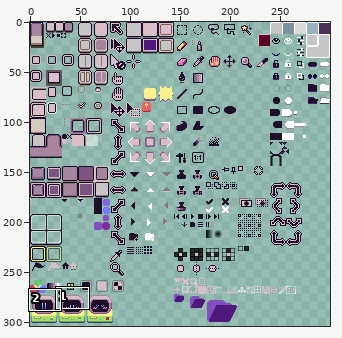
One commit to this sprite sheet: sheet.png. The picture above shows the old version from afar; the outline marks the close-up.
Close-up. Before:
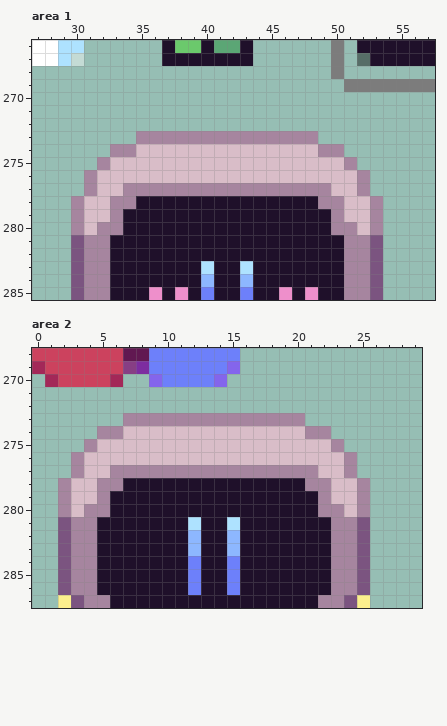
The file is 300x304 pixels. Pixels under 10% opacity are left out. Colours within 5 levels of each other are drawn and written as one. Shown: area 1: x 27..57, y 266..285; area 2: x 0..29, y 268..287. The commit also changed other parts of the picture, which this record leaves out.
New version:
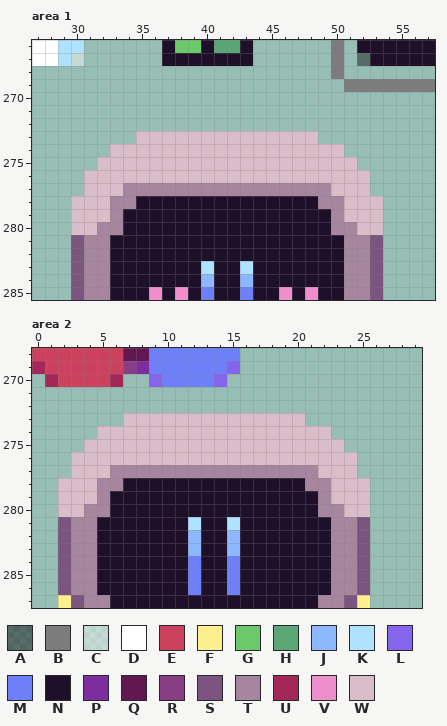
Palette (. is transparent): A #0000006d  B #7c7c7c  C #ffffff70  D #ffffff  E #cc425e  F #fcef8d  G #6bc96c  H #5ba675  J #8db7ff  K #aee2ff  L #8465ec  M #6d80fa  N #1f102a  P #7d2da0  Q #611851  R #873e84  S #7b5480  T #a6859f  U #a32858  V #ee8fcb  W #d9bdc8
From old to new:
Area 1:
Colour T becomes colour W in row 273 at x 35 to 48; in row 274 at x 33 to 34 and 49 to 50; in row 275 at x 32 and 51; in rows 276 to 277 at x 31 and 52; in rows 278 to 280 at x 30 and 53.
Area 2:
Colour T becomes colour W in row 273 at x 7 to 20; in row 274 at x 5 to 6 and 21 to 22; in row 275 at x 4 and 23; in rows 276 to 277 at x 3 and 24; in rows 278 to 280 at x 2 and 25.
